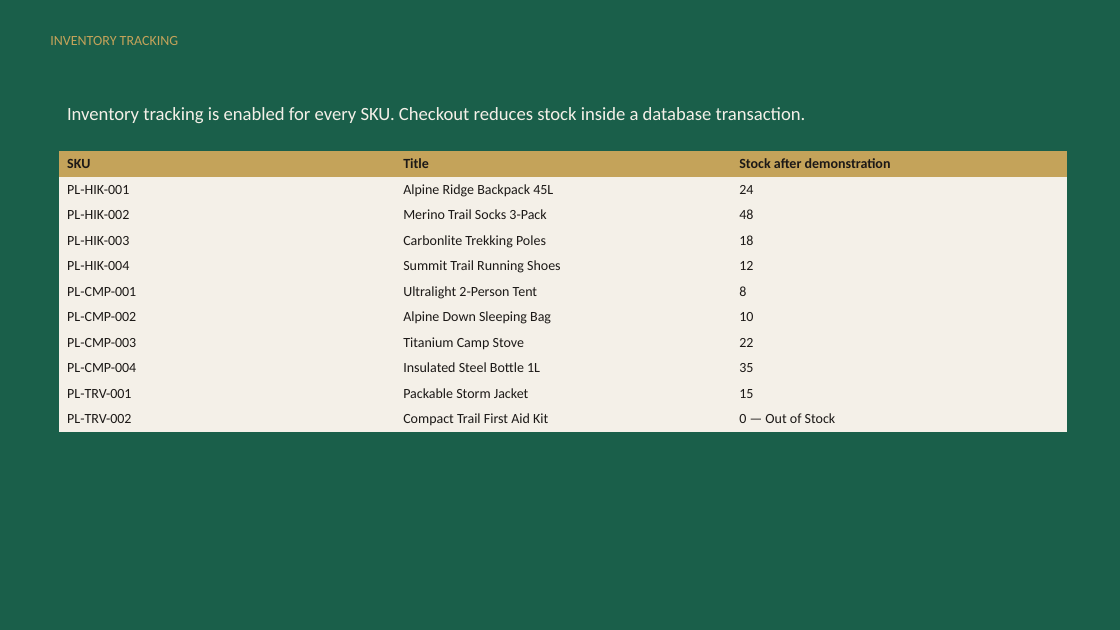
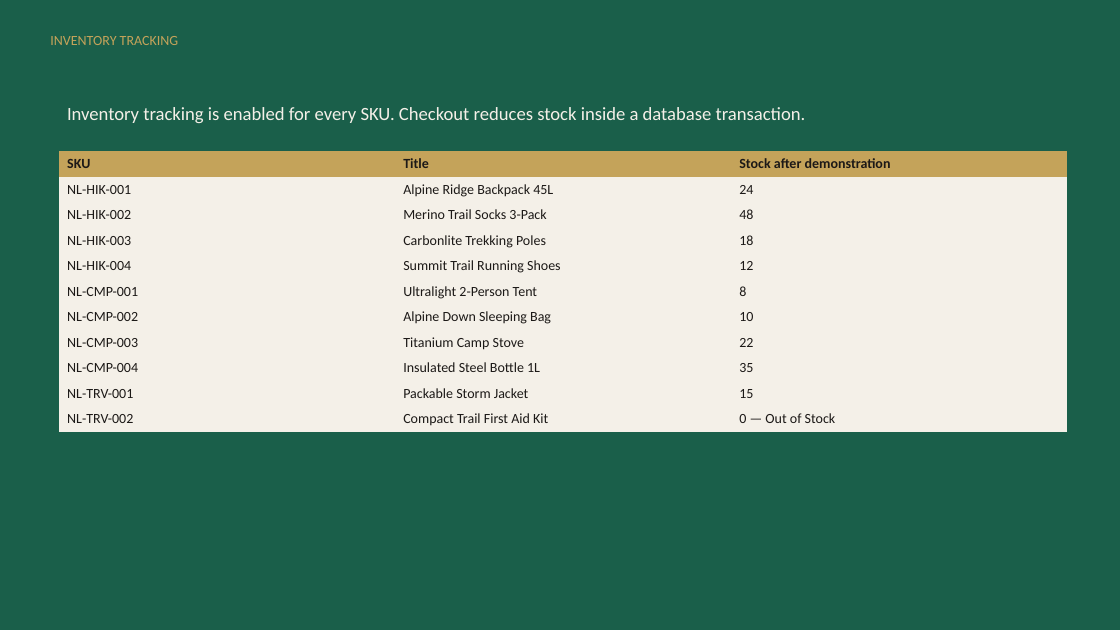
Before and after one commit to mohib334455s-maker/store, a slide deck: slide 5 of COMP101_Project1/Presentation/COMP101_Project1_Presentation.pptx. Drawn at 1120x630 pixels with LibreOffice and Linux fonts; fonts in the diff are those of the drawing. Boxes give left, top, right and bottom in pixels: in the first picture for what was removed or moved away, otherwise in the second. Text is boxed around its words. In the diff, an @@ line names an element or a change of style, - is before the commit and + after.

```diff
--- a/COMP101_Project1/Presentation/COMP101_Project1_Presentation.pptx
+++ b/COMP101_Project1/Presentation/COMP101_Project1_Presentation.pptx
@@ table at (59,151,1067,430) @@
-row 2, column 1: PL-HIK-001
+row 2, column 1: NL-HIK-001
-row 3, column 1: PL-HIK-002
+row 3, column 1: NL-HIK-002
-row 4, column 1: PL-HIK-003
+row 4, column 1: NL-HIK-003
-row 5, column 1: PL-HIK-004
+row 5, column 1: NL-HIK-004
-row 6, column 1: PL-CMP-001
+row 6, column 1: NL-CMP-001
-row 7, column 1: PL-CMP-002
+row 7, column 1: NL-CMP-002
-row 8, column 1: PL-CMP-003
+row 8, column 1: NL-CMP-003
-row 9, column 1: PL-CMP-004
+row 9, column 1: NL-CMP-004
-row 10, column 1: PL-TRV-001
+row 10, column 1: NL-TRV-001
-row 11, column 1: PL-TRV-002
+row 11, column 1: NL-TRV-002
```
Also in this commit, not shown: 5 other slides changed, 40 other files.
